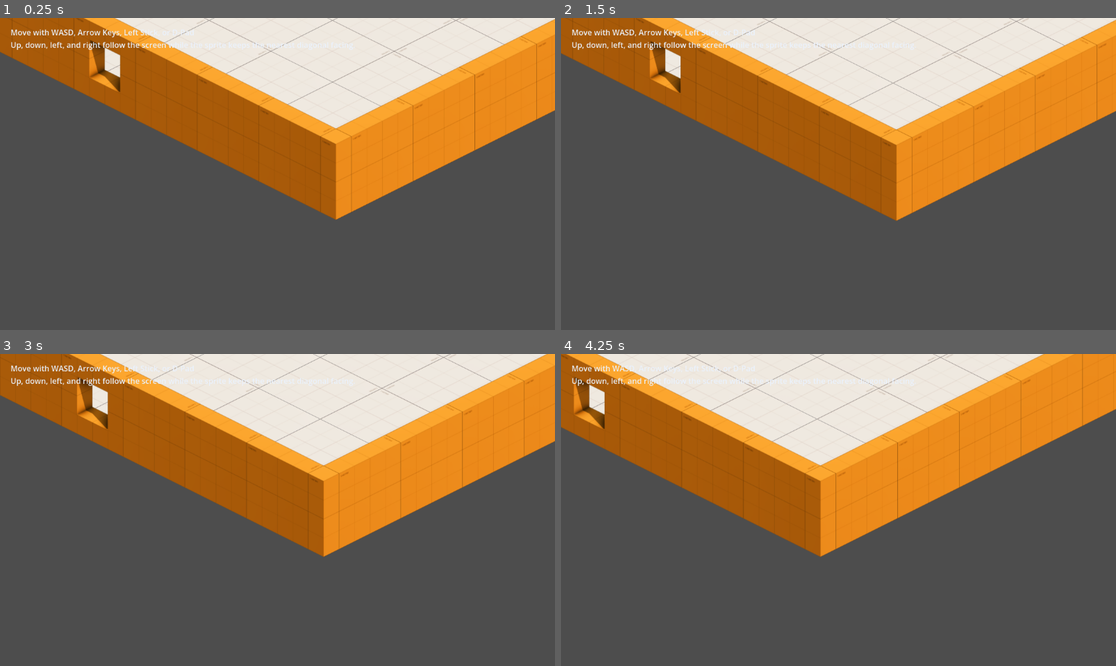
Above: before the commit, frames 1-4 (two rows, left to right).
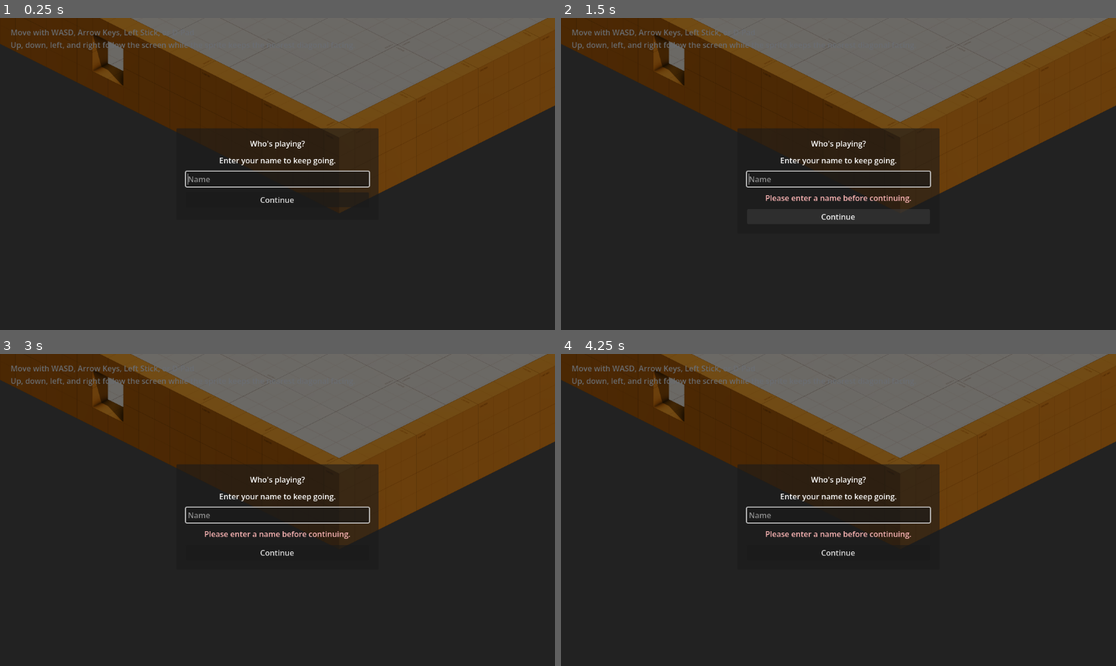
Above: after the commit, the same moments.

Repository: nagolyhprum/deaths-design
Game: Godot game, scene res://scenes/main.tscn
Same seed, same stepped clock (60 frames per second), same inputs: the game is played once before the commit and once after it.
Inputs (mouse positions are in pixels of both pictures, inside the frame that each line leads up to):
- Up to frame 1 (0.25 s): no input
- Up to frame 2 (1.5 s): click (838, 198) at 0.5 s, where only the run after the commit has a clickable "Continue"; click (838, 217) at 1.25 s, where only the run after the commit has a clickable "Continue"
- Up to frame 3 (3 s): click (277, 553) at 2 s, where only the run after the commit has a clickable "Continue"; tap Enter at 2.75 s; move the mouse to (399, 494) at 2.77 s; hold D (move_right) from 2.78 s (still down); hold Shift from 2.78 s (still down); click (399, 494) at 2.92 s
- Up to frame 4 (4.25 s): release D (move_right) at 3.5 s; release Shift at 3.5 s; drag from (727, 525) to (810, 572) at 3.52 s

The runs differ from the first frame. In frame 1, 100% of the frame differs, in the area x 0-100%, y 0-100%; in frame 2, 100%; in frame 3, 100%; in frame 4, 100%.

Commit message:
Prompt for missing username
Co-authored-by: Copilot <223556219+Copilot@users.noreply.github.com>

Diff:
--- a/scripts/game_params.gd
+++ b/scripts/game_params.gd
@@ -6,6 +6,8 @@
 	"yellow": Color(1.0, 1.0, 0.0, 1.0),
 }
 const HEX_DIGITS := "0123456789abcdef"
+
+signal query_parameters_loaded
 
 var raw_query_string := ""
 var query_parameters := {}
@@ -15,6 +17,7 @@
 var has_speed := false
 var player_color := Color.WHITE
 var has_player_color := false
+var has_loaded_query_parameters := false
 
 
 func _ready() -> void:
@@ -28,30 +31,28 @@
 func load_from_query_string(query_string: String) -> void:
 	_reset()
 	raw_query_string = query_string.strip_edges()
-	if raw_query_string.is_empty():
-		return
-
-	var trimmed_query := raw_query_string
-	if trimmed_query.begins_with("?"):
-		trimmed_query = trimmed_query.substr(1)
-	if trimmed_query.is_empty():
-		return
-
-	for pair in trimmed_query.split("&", false):
-		if pair.is_empty():
-			continue
-
-		var key_value := pair.split("=", true, 1)
-		var key := _decode_query_component(key_value[0]).strip_edges()
-		if key.is_empty():
-			continue
-
-		var value := ""
-		if key_value.size() > 1:
-			value = _decode_query_component(key_value[1]).strip_edges()
-		query_parameters[key] = value
+	if not raw_query_string.is_empty():
+		var trimmed_query := raw_query_string
+		if trimmed_query.begins_with("?"):
+			trimmed_query = trimmed_query.substr(1)
+
+		for pair in trimmed_query.split("&", false):
+			if pair.is_empty():
+				continue
+
+			var key_value := pair.split("=", true, 1)
+			var key := _decode_query_component(key_value[0]).strip_edges()
+			if key.is_empty():
+				continue
+
+			var value := ""
+			if key_value.size() > 1:
+				value = _decode_query_component(key_value[1]).strip_edges()
+			query_parameters[key] = value
 
 	_apply_normalized_values()
+	has_loaded_query_parameters = true
+	query_parameters_loaded.emit()
 
 
 func has_parameter(name: String) -> bool:
@@ -60,6 +61,18 @@
 
 func get_parameter(name: String, default_value: Variant = "") -> Variant:
 	return query_parameters.get(name, default_value)
+
+
+func has_username() -> bool:
+	return not username.is_empty()
+
+
+func set_username(value: String) -> void:
+	username = value.strip_edges()
+	if username.is_empty():
+		query_parameters.erase("username")
+		return
+	query_parameters["username"] = username
 
 
 func to_dictionary() -> Dictionary:
@@ -100,6 +113,7 @@
 	has_speed = false
 	player_color = Color.WHITE
 	has_player_color = false
+	has_loaded_query_parameters = false
 
 
 func _get_startup_query_string() -> String:
--- a/scripts/test_level.gd
+++ b/scripts/test_level.gd
@@ -5,13 +5,25 @@
 
 const BASE_VIEWPORT_SIZE := Vector2(1280.0, 720.0)
 const INSTRUCTIONS_FONT_SIZE := 18
+const USERNAME_PROMPT_WIDTH := 420.0
+const USERNAME_PROMPT_HEIGHT := 190.0
+const USERNAME_PROMPT_BACKGROUND := Color(0.0, 0.0, 0.0, 0.55)
+const USERNAME_PROMPT_ERROR_COLOR := Color(1.0, 0.72, 0.72, 1.0)
 
+@onready var canvas_layer: CanvasLayer = $CanvasLayer
 @onready var instructions: Label = $CanvasLayer/Instructions
+@onready var player: CharacterBody2D = $WorldGen/Player
+
+var _username_overlay: Control
+var _username_input: LineEdit
+var _username_error_label: Label
 
 
 func _ready() -> void:
 	get_viewport().size_changed.connect(_on_viewport_size_changed)
 	_layout_instructions()
+	_build_username_prompt()
+	Callable(self, "_show_username_prompt_if_needed").call_deferred()
 
 
 func _on_viewport_size_changed() -> void:
@@ -27,3 +39,110 @@
 	instructions.add_theme_font_size_override(
 		"font_size", maxi(int(INSTRUCTIONS_FONT_SIZE * scale), 10)
 	)
+
+
+func _build_username_prompt() -> void:
+	_username_overlay = Control.new()
+	_username_overlay.name = "UsernameOverlay"
+	_username_overlay.visible = false
+	_username_overlay.mouse_filter = Control.MOUSE_FILTER_STOP
+	_username_overlay.set_anchors_and_offsets_preset(Control.PRESET_FULL_RECT)
+	canvas_layer.add_child(_username_overlay)
+
+	var blocker := ColorRect.new()
+	blocker.color = USERNAME_PROMPT_BACKGROUND
+	blocker.mouse_filter = Control.MOUSE_FILTER_STOP
+	blocker.set_anchors_and_offsets_preset(Control.PRESET_FULL_RECT)
+	_username_overlay.add_child(blocker)
+
+	var panel := PanelContainer.new()
+	panel.anchor_left = 0.5
+	panel.anchor_top = 0.5
+	panel.anchor_right = 0.5
+	panel.anchor_bottom = 0.5
+	panel.offset_left = -USERNAME_PROMPT_WIDTH * 0.5
+	panel.offset_top = -USERNAME_PROMPT_HEIGHT * 0.5
+	panel.offset_right = USERNAME_PROMPT_WIDTH * 0.5
+	panel.offset_bottom = USERNAME_PROMPT_HEIGHT * 0.5
+	_username_overlay.add_child(panel)
+
+	var content_margin := MarginContainer.new()
+	content_margin.add_theme_constant_override("margin_left", 20)
+	content_margin.add_theme_constant_override("margin_top", 20)
+	content_margin.add_theme_constant_override("margin_right", 20)
+	content_margin.add_theme_constant_override("margin_bottom", 20)
+	panel.add_child(content_margin)
+
+	var content := VBoxContainer.new()
+	content.add_theme_constant_override("separation", 12)
+	content_margin.add_child(content)
+
+	var title := Label.new()
+	title.text = "Who's playing?"
+	title.horizontal_alignment = HORIZONTAL_ALIGNMENT_CENTER
+	content.add_child(title)
+
+	var prompt := Label.new()
+	prompt.text = "Enter your name to keep going."
+	prompt.horizontal_alignment = HORIZONTAL_ALIGNMENT_CENTER
+	content.add_child(prompt)
+
+	_username_input = LineEdit.new()
+	_username_input.placeholder_text = "Name"
+	_username_input.text_submitted.connect(_on_username_text_submitted)
+	_username_input.text_changed.connect(_on_username_text_changed)
+	content.add_child(_username_input)
+
+	_username_error_label = Label.new()
+	_username_error_label.text = "Please enter a name before continuing."
+	_username_error_label.horizontal_alignment = HORIZONTAL_ALIGNMENT_CENTER
+	_username_error_label.modulate = USERNAME_PROMPT_ERROR_COLOR
+	_username_error_label.visible = false
+	content.add_child(_username_error_label)
+
+	var continue_button := Button.new()
+	continue_button.text = "Continue"
+	continue_button.pressed.connect(_on_username_continue_pressed)
+	content.add_child(continue_button)
+
+
+func _show_username_prompt_if_needed() -> void:
+	if not GameParams.has_loaded_query_parameters:
+		await GameParams.query_parameters_loaded
+	if GameParams.has_username():
+		return
+	_set_username_prompt_visible(true)
+
+
+func _set_username_prompt_visible(is_visible: bool) -> void:
+	_username_overlay.visible = is_visible
+	player.set_physics_process(not is_visible)
+	if is_visible:
+		_username_input.text = GameParams.username
+		_username_error_label.visible = false
+		Callable(_username_input, "grab_focus").call_deferred()
+		Callable(_username_input, "select_all").call_deferred()
+		return
+	_username_input.release_focus()
+
+
+func _on_username_continue_pressed() -> void:
+	_submit_username()
+
+
+func _on_username_text_submitted(_new_text: String) -> void:
+	_submit_username()
+
+
+func _on_username_text_changed(_new_text: String) -> void:
+	_username_error_label.visible = false
+
+
+func _submit_username() -> void:
+	var submitted_username := _username_input.text.strip_edges()
+	if submitted_username.is_empty():
+		_username_error_label.visible = true
+		_username_input.grab_focus()
+		return
+	GameParams.set_username(submitted_username)
+	_set_username_prompt_visible(false)
--- a/test/unit/test_game_params.gd
+++ b/test/unit/test_game_params.gd
@@ -41,3 +41,36 @@
 	assert_eq(params.speed_meters_per_second, 0.0)
 	assert_eq(params.username, "")
 	assert_eq(params.referrer_url, "")
+
+
+func test_load_from_query_string_marks_parameters_as_loaded_without_a_username() -> void:
+	var params = autofree(GameParamsScript.new())
+
+	params.load_from_query_string("")
+
+	assert_true(params.has_loaded_query_parameters)
+	assert_false(params.has_username())
+
+
+func test_set_username_updates_the_global_username_and_query_parameters() -> void:
+	var params = autofree(GameParamsScript.new())
+
+	params.load_from_query_string("?ref=lobby")
+	params.set_username("  Logan  ")
+
+	assert_eq(params.username, "Logan")
+	assert_true(params.has_username())
+	assert_eq(params.get_parameter("username"), "Logan")
+	assert_eq(params.get_parameter("ref"), "lobby")
+
+
+func test_set_username_clears_the_username_parameter_when_blank() -> void:
+	var params = autofree(GameParamsScript.new())
+
+	params.load_from_query_string("?username=Casey")
+	params.set_username("   ")
+
+	assert_eq(params.username, "")
+	assert_false(params.has_username())
+	assert_false(params.has_parameter("username"))
+	assert_eq(params.get_parameter("username", "missing"), "missing")
Not shown, added: task-records/2026-04-24-23-10-username-prompt/notes.md
Not shown, added: task-records/2026-04-24-23-10-username-prompt/original-prompt.md
